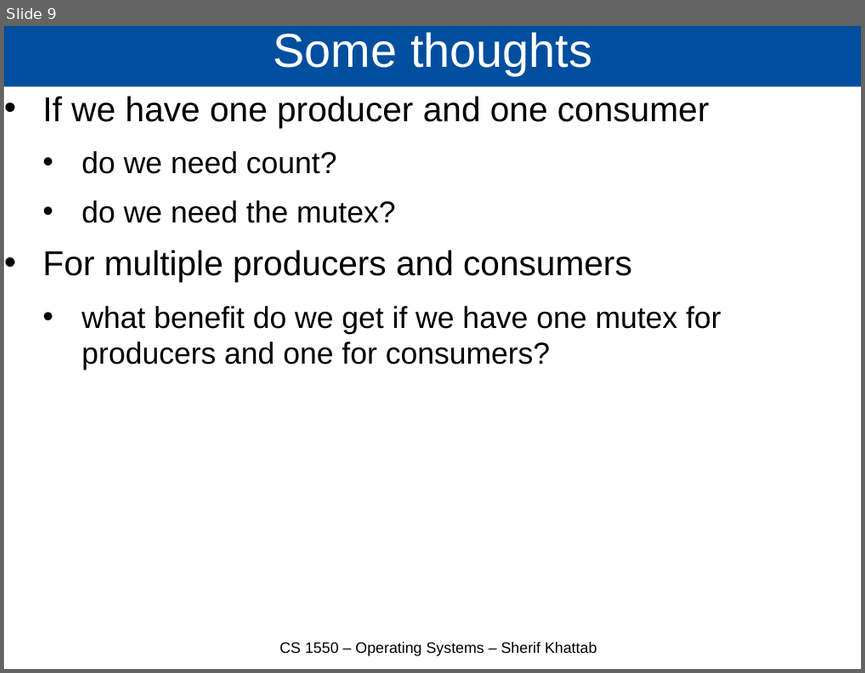
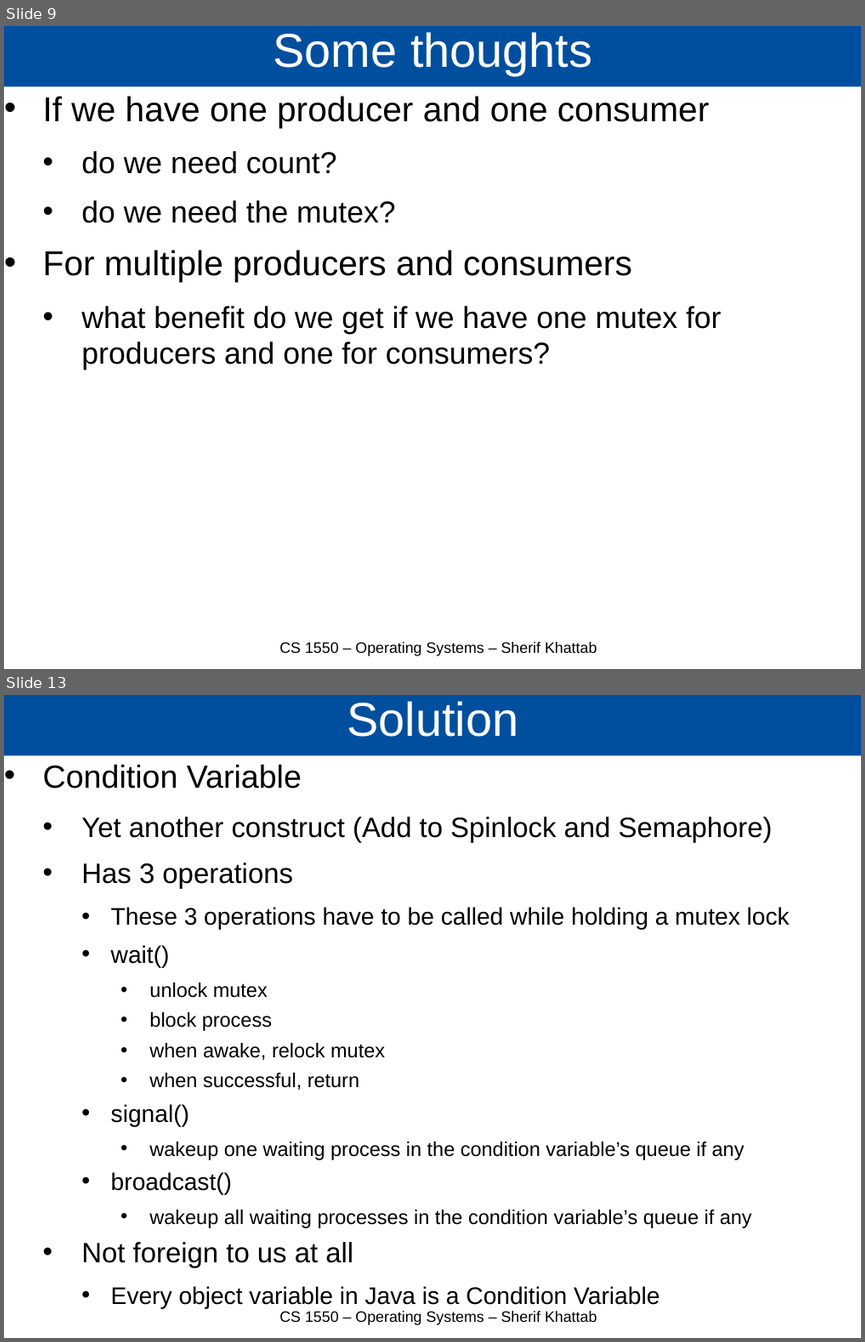
Before and after one commit to cs1550-2224/cs1550-code-handouts, a slide deck: DraftSlides/Lecture7.pptx. Shown one above the other, each under a label of ours: slide 9 before the commit, slides 9 and 13 after it; the slides between them are not shown. The pictures are 865x673 and 865x1342 pixels, drawn with LibreOffice and Linux fonts; fonts in the diff are those of the drawing. Boxes give left, top, right and bottom in pixels: in the first picture for what was removed or moved away, otherwise in the second. Text is boxed around its words. In the diff, an @@ line names an element or a change of style, - is before the commit and + after.

```diff
--- a/DraftSlides/Lecture7.pptx
+++ b/DraftSlides/Lecture7.pptx
@@ slide 13 added at box(4, 695, 861, 1338), background #FFFFFF @@
@@ title added at box(4, 695, 861, 756), fill #004F9E, 44 pt, text #FFFFFF @@
+Solution
@@ text added at box(43, 764, 789, 1308), 18.5 pt, text #000000 @@
+• Condition Variable
+  • Yet another construct (Add to Spinlock and Semaphore)
+  • Has 3 operations
+    • These 3 operations have to be called while holding a mutex lock
+    • wait()
+      • unlock mutex
+      • block process
+      • when awake, relock mutex
+      • when successful, return
+    • signal()
+      • wakeup one waiting process in the condition variable’s queue if any
+    • broadcast()
+      • wakeup all waiting processes in the condition variable’s queue if any
+  • Not foreign to us at all
+    • Every object variable in Java is a Condition Variable
@@ text added at box(279, 1310, 596, 1325), 14 pt, text #000000 @@
+CS 1550 – Operating Systems – Sherif Khattab
```
Also in this commit, not shown: 1 slide changed, 2 other slides added.
